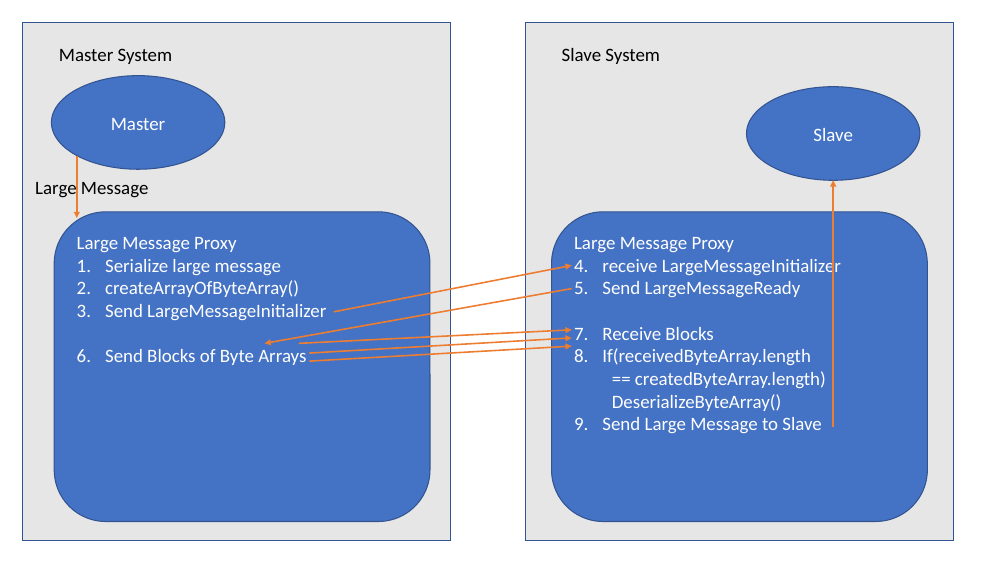
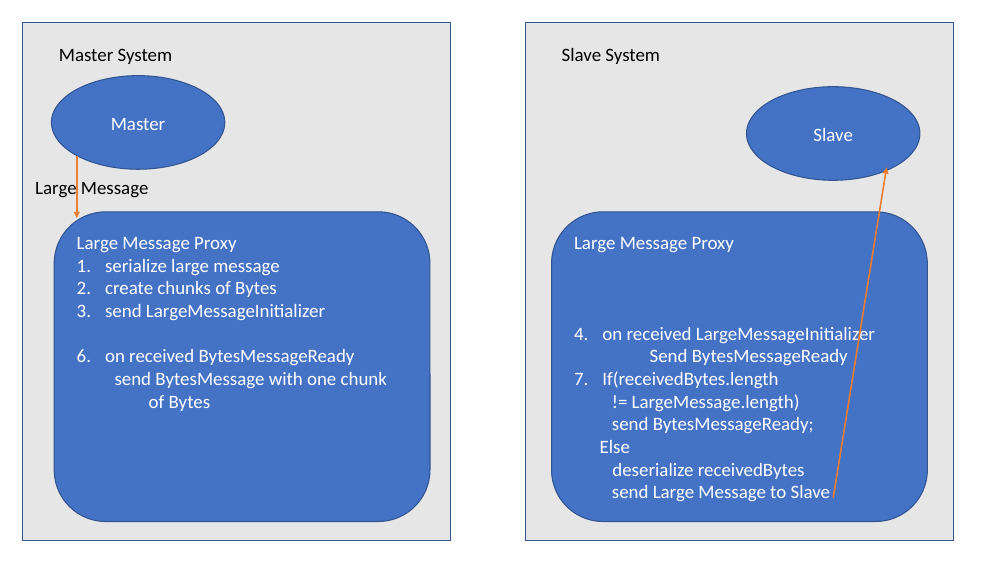
Before and after one commit to olivernordemann/ddm, a slide deck: slide 1 of assignment2/homework_assignment_2_architecture.pptx. Drawn at 1008x567 pixels with LibreOffice and Linux fonts; fonts in the diff are those of the drawing. Boxes give left, top, right and bottom in pixels: in the first picture for what was removed or moved away, otherwise in the second. Text is boxed around its words. In the diff, an @@ line names an element or a change of style, - is before the commit and + after.

Commit message:
update slides

```diff
--- a/assignment2/homework_assignment_2_architecture.pptx
+++ b/assignment2/homework_assignment_2_architecture.pptx
@@ arrow moved from (833, 427) - (833, 181) to (833, 498) - (887, 167) @@
@@ text in rounded rectangle at (105, 259, 387, 411): text changed @@
-1. Serialize large message
-2. createArrayOfByteArray()
-3. Send LargeMessageInitializer
-4. Send Blocks of Byte Arrays
+1. serialize large message
+2. create chunks of Bytes
+3. send LargeMessageInitializer
+4. on received BytesMessageReady
+  send BytesMessage with one chunk of Bytes
@@ arrow removed from (333, 312) to (572, 265) @@
@@ arrow removed from (572, 289) to (265, 343) @@
@@ text in rounded rectangle at (600, 324, 875, 501): text changed @@
-4. receive LargeMessageInitializer
-5. Send LargeMessageReady
-6. Receive Blocks
-7. If(receivedByteArray.length
-  == createdByteArray.length)
-  DeserializeByteArray()
-8. Send Large Message to Slave
+4. on received LargeMessageInitializer
+Send BytesMessageReady
+7. If(receivedBytes.length
+  != LargeMessage.length)
+  send BytesMessageReady;
+Else
+deserialize receivedBytes
+  send Large Message to Slave
@@ arrow removed from (299, 343) to (572, 330) @@
@@ arrow removed from (309, 353) to (572, 338) @@
@@ arrow removed from (309, 361) to (572, 346) @@
```
Also in this commit, not shown: 1 other file.
